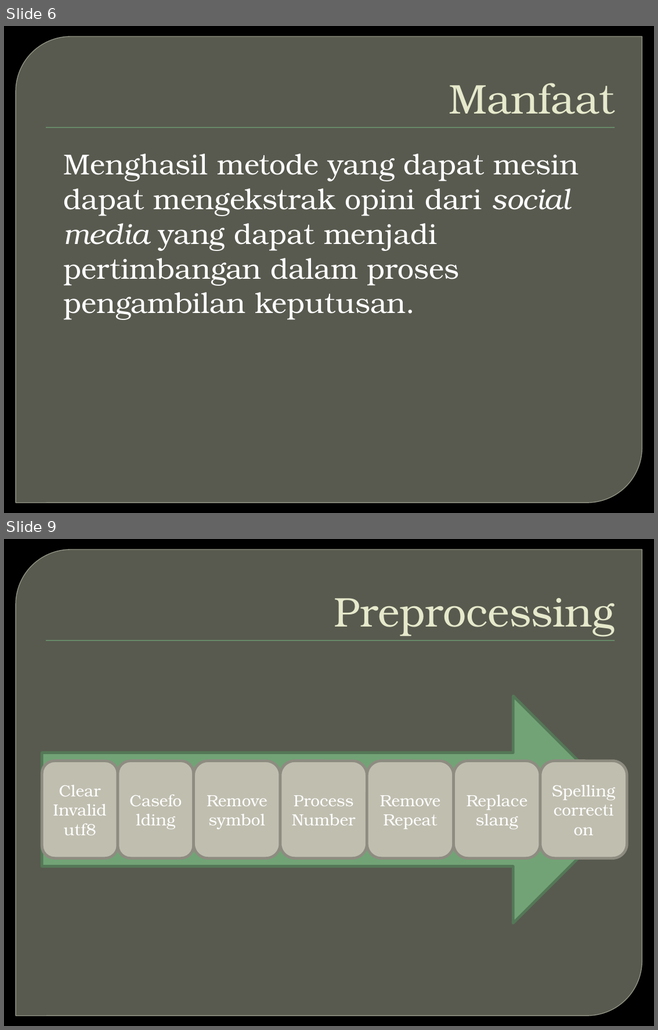
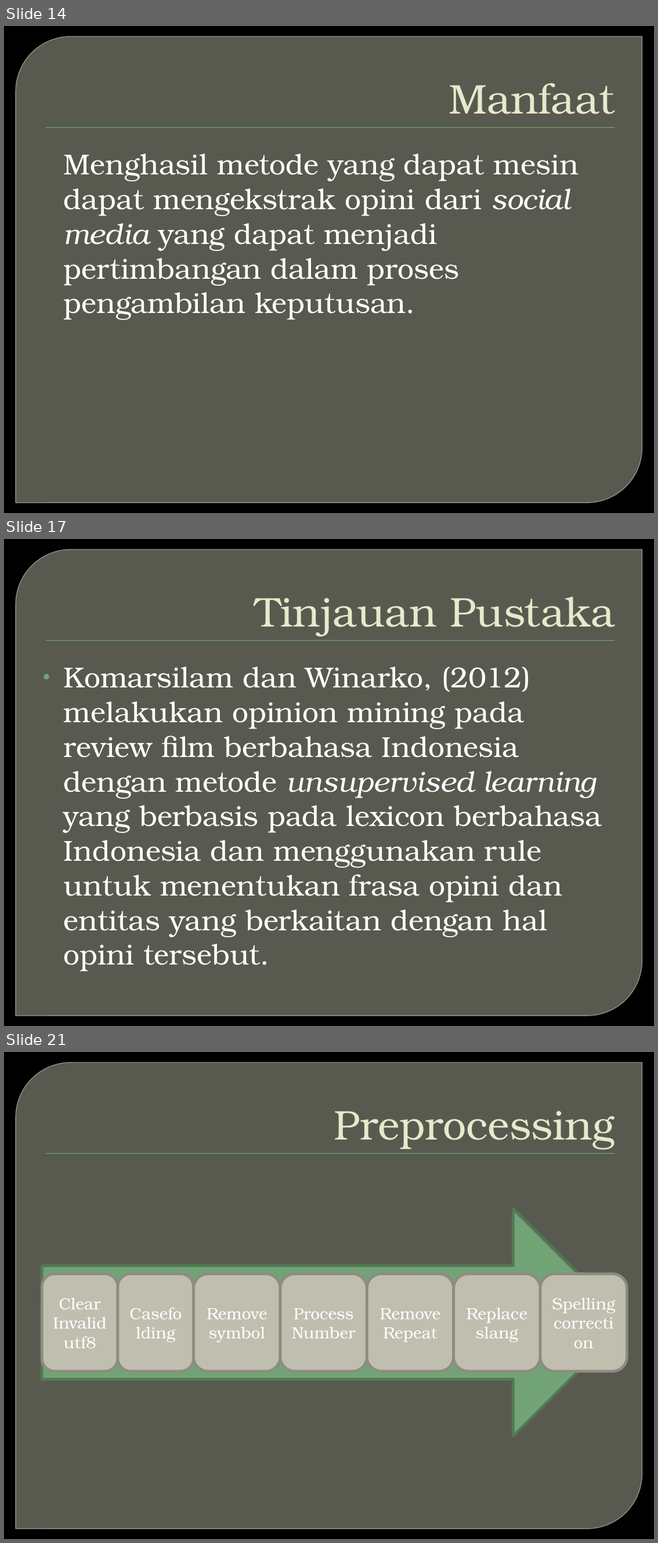
Before and after one commit to jankristanto/laporanthesis, a slide deck: OPINION MINING PADA TWITTER UNTUK BAHASA INDONESIA DENGAN.pptx. Shown one above the other, each under a label of ours: slides 6 and 9 before the commit, slides 14, 17 and 21 after it; the slides between them are not shown. The pictures are 658x1030 and 658x1543 pixels, drawn with LibreOffice and Linux fonts; fonts in the diff are those of the drawing; background and template pictures are left out. Boxes give left, top, right and bottom in pixels: in the first picture for what was removed or moved away, otherwise in the second. Text is boxed around its words. In the diff, an @@ line names an element or a change of style, - is before the commit and + after.

```diff
--- a/OPINION MINING PADA TWITTER UNTUK BAHASA INDONESIA DENGAN.pptx
+++ b/OPINION MINING PADA TWITTER UNTUK BAHASA INDONESIA DENGAN.pptx
@@ slide 17 added at bbox=[4, 539, 654, 1026], background picture (left out); not listed: 2 template elements that a slide beside it also shows @@
@@ title added at bbox=[255, 596, 614, 636], 46 pt, text #E7EACB @@
+Tinjauan Pustaka
@@ text added at bbox=[64, 667, 602, 972], 32 pt, text #FFFFFF @@
+• Komarsilam dan Winarko, (2012) melakukan opinion mining pada review film berbahasa Indonesia dengan metode unsupervised learning yang berbasis pada lexicon berbahasa Indonesia dan menggunakan rule untuk menentukan frasa opini dan entitas yang berkaitan dengan hal opini tersebut.
@@ what was slide 6 is now slide 14 @@
@@ what was slide 9 is now slide 21 @@
```
Also in this commit, not shown: 6 slides changed, 17 other slides added, 1 slide removed.
